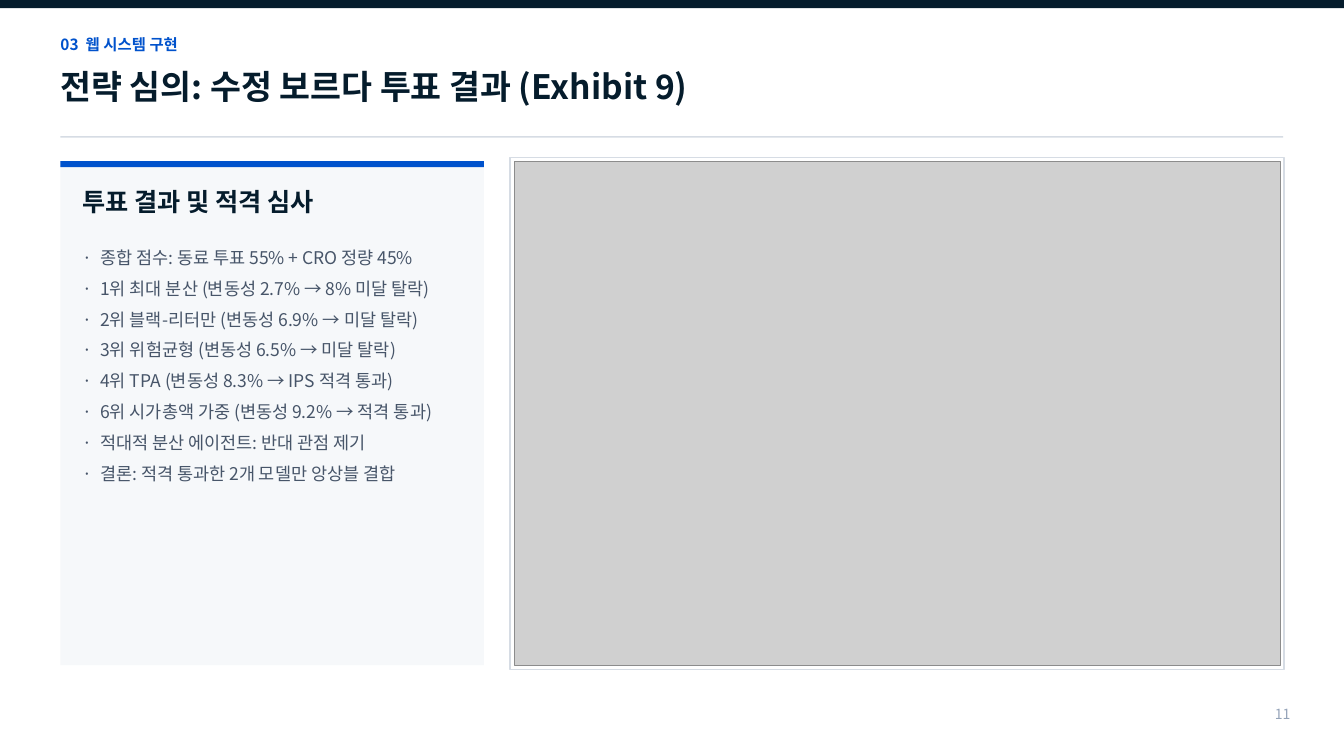
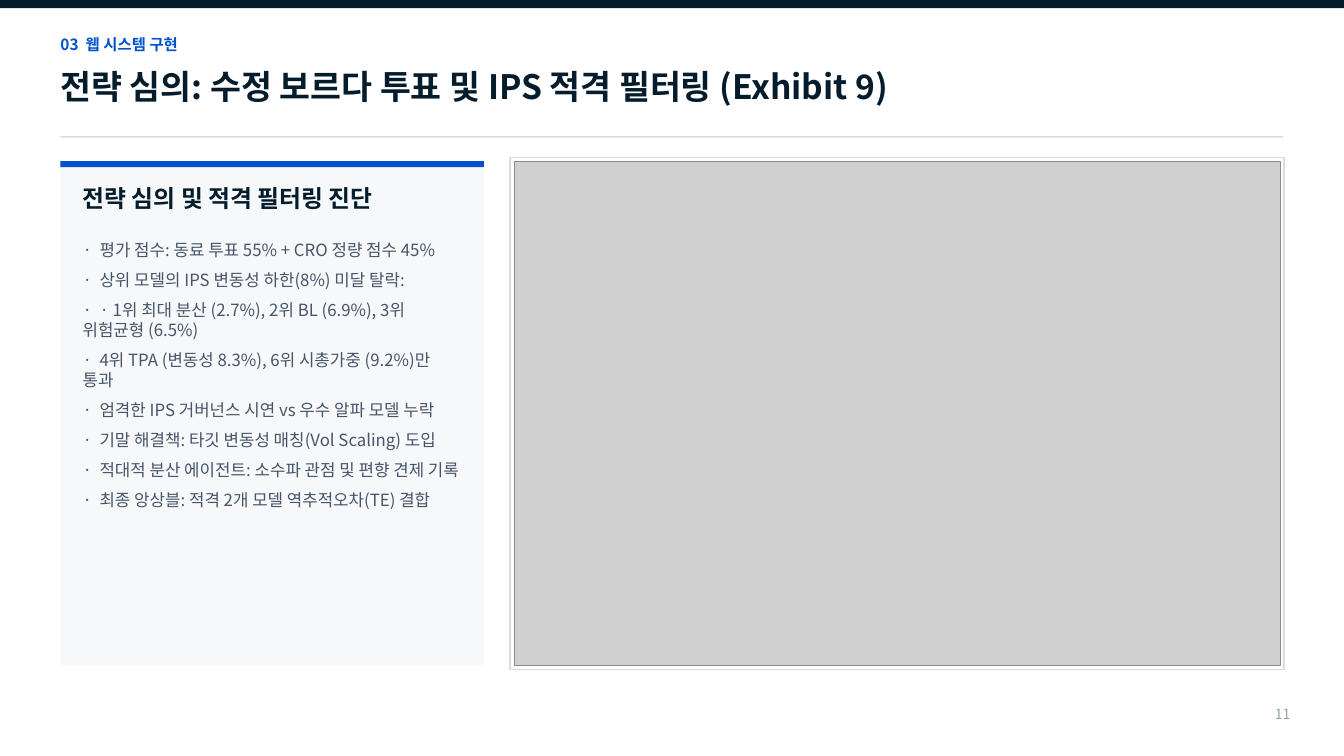
Before and after one commit to Placer-BAE/self-driving-portfolio, a slide deck: slide 11 of The_Self_Driving_Portfolio_중간발표_최종본.pptx. Drawn at 1344x756 pixels with LibreOffice and Linux fonts; fonts in the diff are those of the drawing; grey boxes stand for pictures. Boxes give left, top, right and bottom in pixels: in the first picture for what was removed or moved away, otherwise in the second. Text is boxed around its words. In the diff, an @@ line names an element or a change of style, - is before the commit and + after.

Commit message:
docs & slides: incorporate senior feedback, Yahoo Finance 159m data explanation, and Exhibit 5 candidate breakdown

```diff
--- a/The_Self_Driving_Portfolio_중간발표_최종본.pptx
+++ b/The_Self_Driving_Portfolio_중간발표_최종본.pptx
@@ text at (x1=60, y1=70, x2=889, y2=106): text changed @@
-전략 심의: 수정 보르다 투표 결과 (Exhibit 9)
+전략 심의: 수정 보르다 투표 및 IPS 적격 필터링 (Exhibit 9)
@@ text at (x1=83, y1=187, x2=373, y2=209): text changed; size 18 to 17 pt @@
-투표 결과 및 적격 심사
+전략 심의 및 적격 필터링 진단
@@ text at (x1=83, y1=242, x2=459, y2=509): text changed; size 12.5 to 12 pt @@
-· 종합 점수: 동료 투표 55% + CRO 정량 45%
-· 1위 최대 분산 (변동성 2.7% → 8% 미달 탈락)
-· 2위 블랙-리터만 (변동성 6.9% → 미달 탈락)
-· 3위 위험균형 (변동성 6.5% → 미달 탈락)
-· 4위 TPA (변동성 8.3% → IPS 적격 통과)
-· 6위 시가총액 가중 (변동성 9.2% → 적격 통과)
-· 적대적 분산 에이전트: 반대 관점 제기
-· 결론: 적격 통과한 2개 모델만 앙상블 결합
+· 평가 점수: 동료 투표 55% + CRO 정량 점수 45%
+· 상위 모델의 IPS 변동성 하한(8%) 미달 탈락:
+· · 1위 최대 분산 (2.7%), 2위 BL (6.9%), 3위 위험균형 (6.5%)
+· 4위 TPA (변동성 8.3%), 6위 시총가중 (9.2%)만 통과
+· 엄격한 IPS 거버넌스 시연 vs 우수 알파 모델 누락
+· 기말 해결책: 타깃 변동성 매칭(Vol Scaling) 도입
+· 적대적 분산 에이전트: 소수파 관점 및 편향 견제 기록
+· 최종 앙상블: 적격 2개 모델 역추적오차(TE) 결합
```
Also in this commit, not shown: 13 other slides changed, 3 other files.
